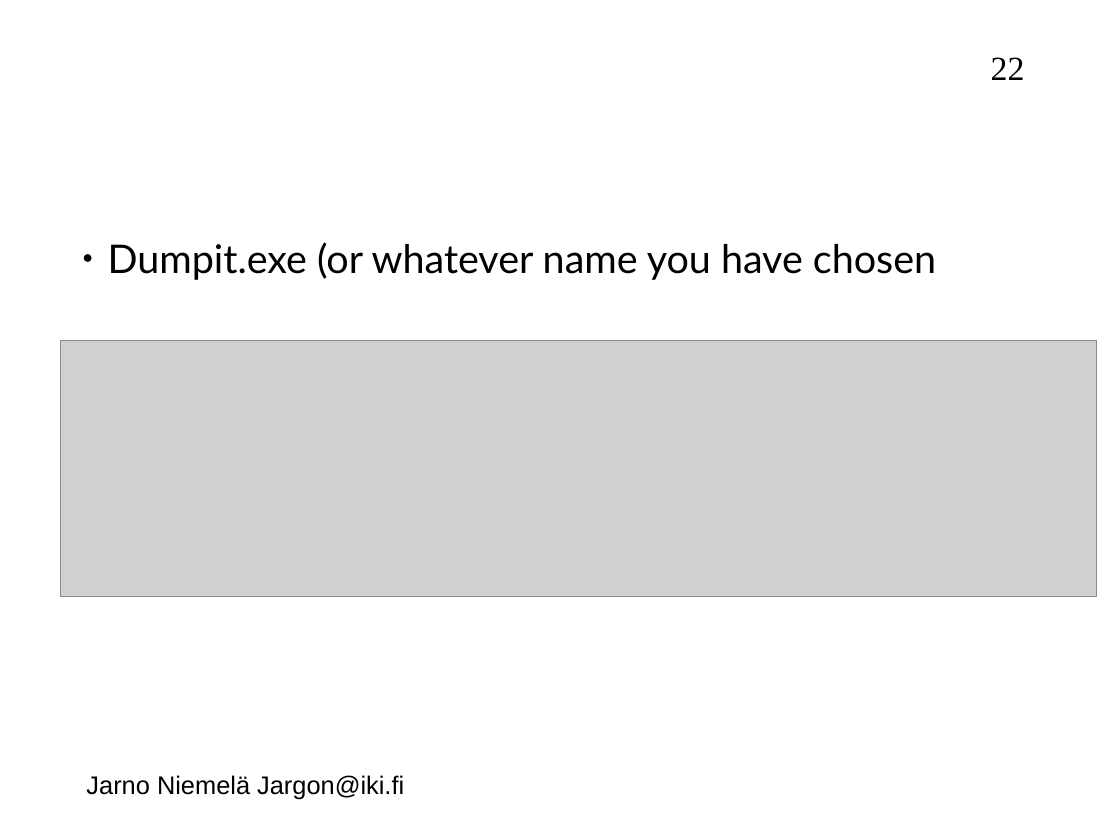
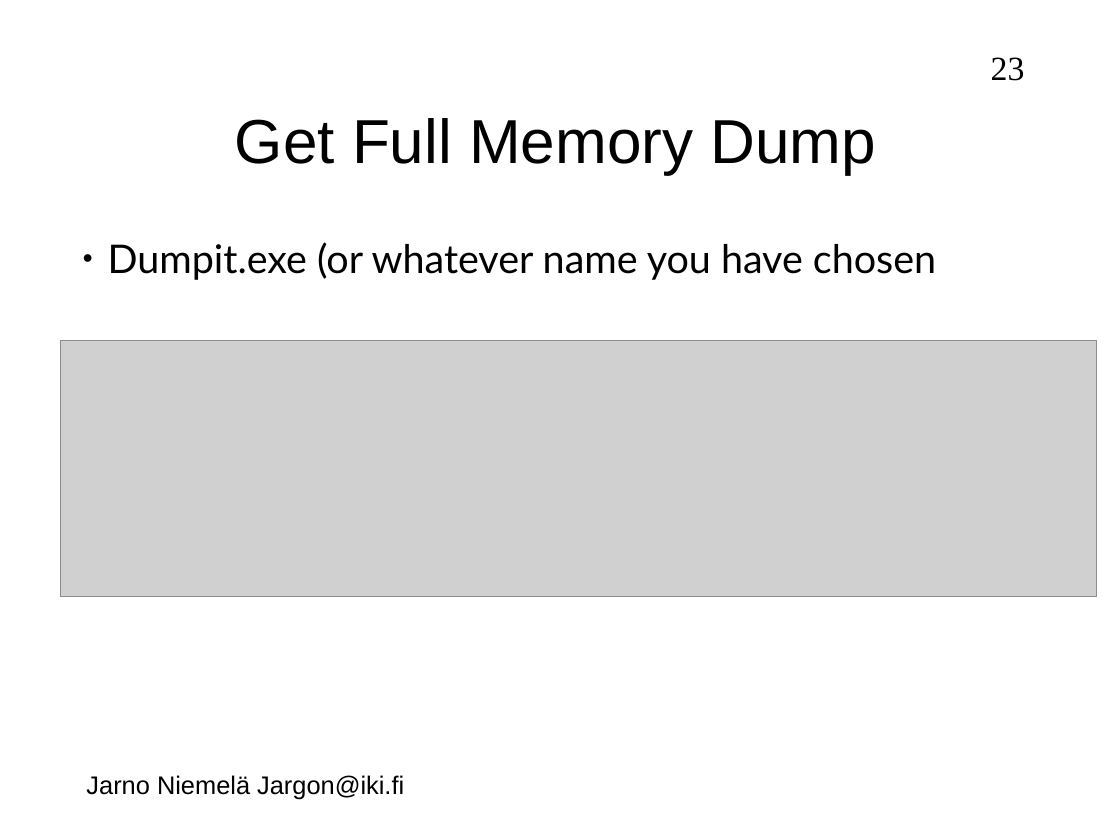
Before and after one commit to jarno-niemela/corporate_cyber_defence, a slide deck: slide 23 of Incident Response/IncidentResponse.odp (slide 22 before the commit). Drawn at 1120x840 pixels with LibreOffice and Linux fonts; fonts in the diff are those of the drawing; grey boxes stand for pictures; background and template pictures are left out. Boxes give left, top, right and bottom in pixels: in the first picture for what was removed or moved away, otherwise in the second. Text is boxed around its words. In the diff, an @@ line names an element or a change of style, - is before the commit and + after.

```diff
--- a/Incident Response/IncidentResponse.odp
+++ b/Incident Response/IncidentResponse.odp
@@ page number at <box>991,57,1025,81</box>: text changed @@
-22
+23
@@ title added at <box>235,118,877,174</box>, 44 pt, text #000000 @@
+Get Full Memory Dump
```
Also in this commit, not shown: 7 other slides changed, 1 slide added, 1 slide removed.
